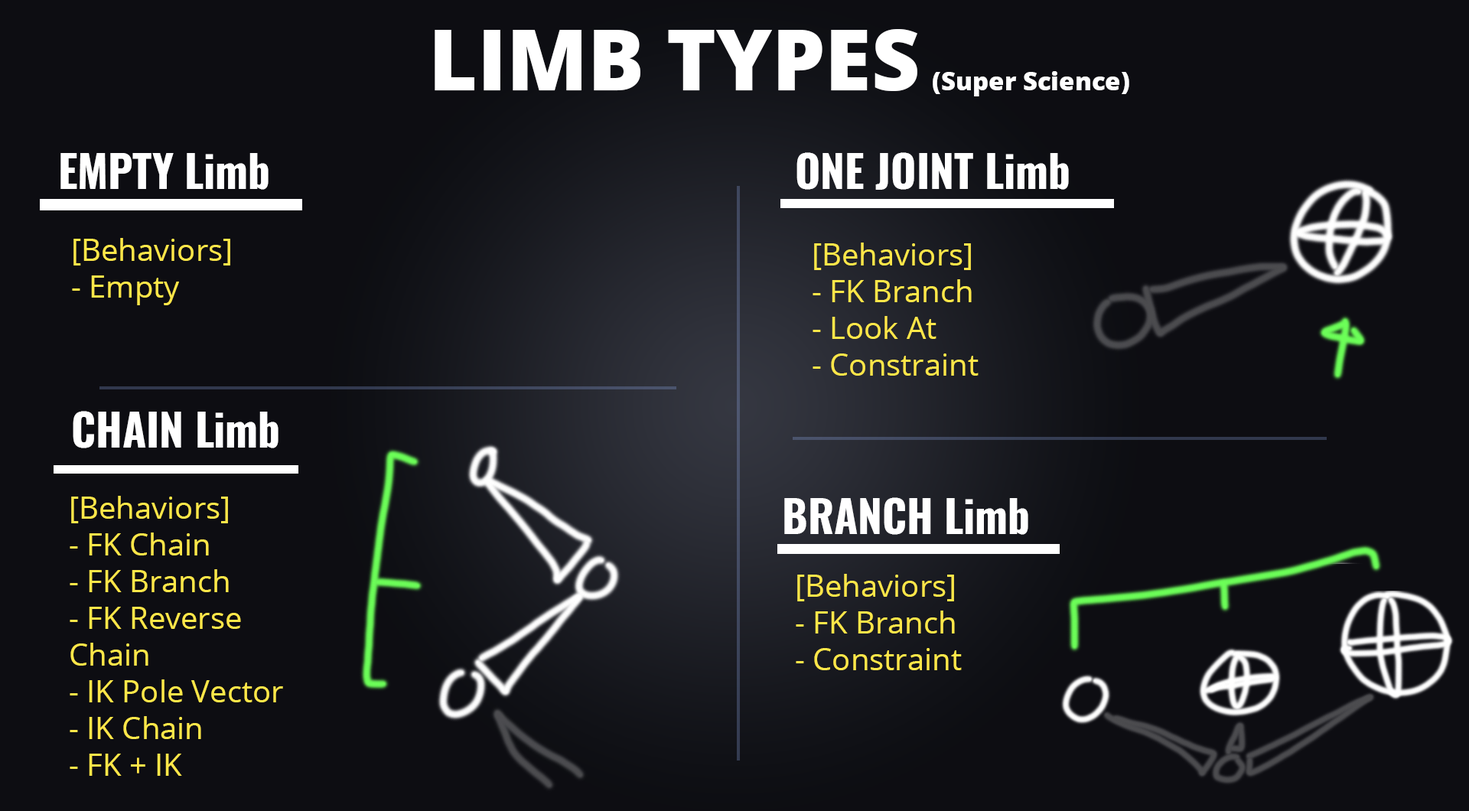
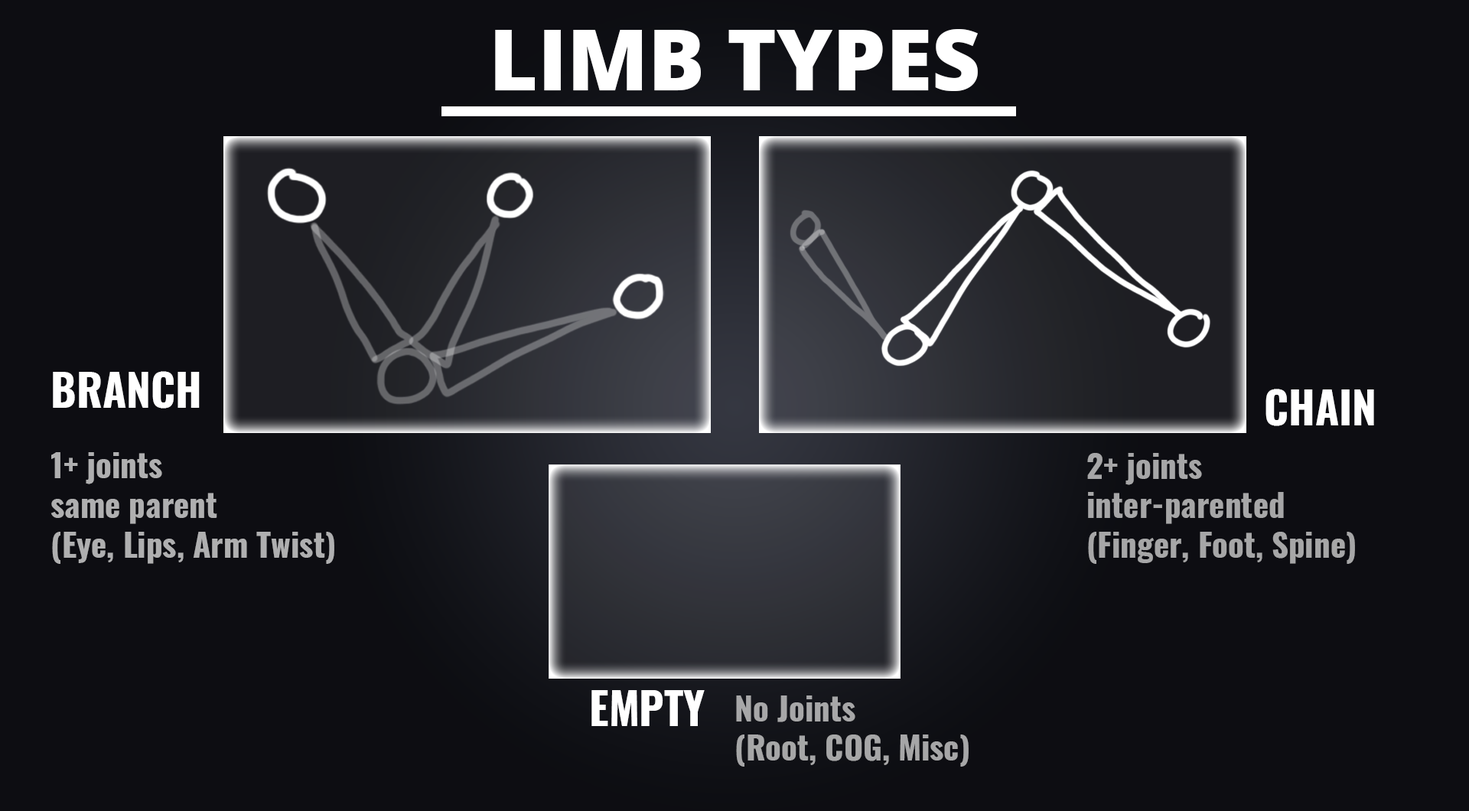
Before/after of a 1469×811 layered artwork. What changed in the layer stack:
painted on "Layer 5" over [39, 29, 1456, 792]
added layer "Layer 4 copy 2" above "Layer 4 copy" over [548, 464, 901, 679]
added layer "Layer 4 copy" above "Layer 4" over [758, 136, 1247, 434]
painted on "Layer 4", masked it over [223, 136, 1456, 792]
added layer "Layer 6" above "Text" over [266, 166, 1212, 406]
removed layer "[Behaviors] - FK Branch - Constraint" from group "Text" over [795, 573, 962, 671]
painted on "Layer 3" over [39, 106, 1114, 554]
renamed "BRANCH Limb" to "BRANCH", painted on it over [52, 371, 1029, 535]
renamed "[Behaviors] - FK Chain - FK Branch - FK Reverse Chain - IK Pole" to "1+ joints same parent (Eye, Lips, Arm Twist)", opacity 100% → 55%, moved it above "CHAIN", painted on it over [50, 452, 335, 776]
removed layer "[Behaviors] - FK Branch - Look At - Constraint" from group "Text" over [812, 242, 979, 376]
removed layer "[Behaviors] - Empty" from group "Text" over [71, 237, 231, 306]
renamed "CHAIN Limb" to "CHAIN", painted on it over [72, 388, 1375, 449]
removed layer "ONE JOINT Limb" from group "Text" over [796, 152, 1069, 190]
added layer "2+ joints inter-parented (Finger, Foot, Spine)" (50%) in group "Text" over [1087, 452, 1355, 564]
renamed "EMPTY Limb" to "EMPTY", painted on it over [60, 153, 705, 727]
added layer "No Joints (Root, COG, Misc)" (50%) in group "Text" over [736, 695, 969, 767]
renamed "LIMB TYPES (Super Science)" to "LIMB TYPES", painted on it over [434, 29, 1130, 97]
